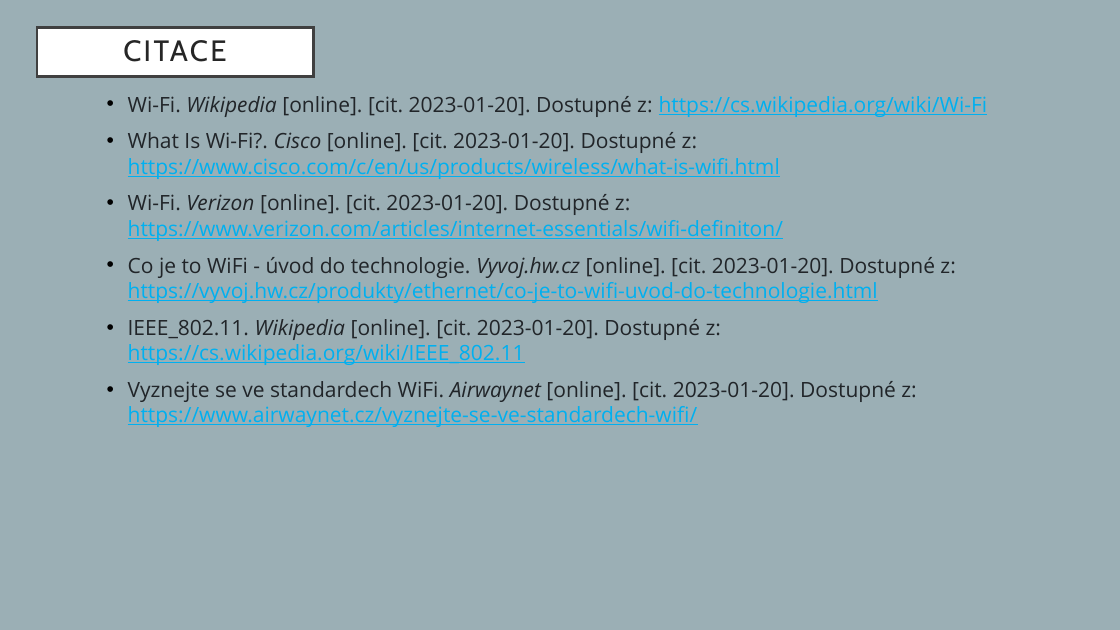
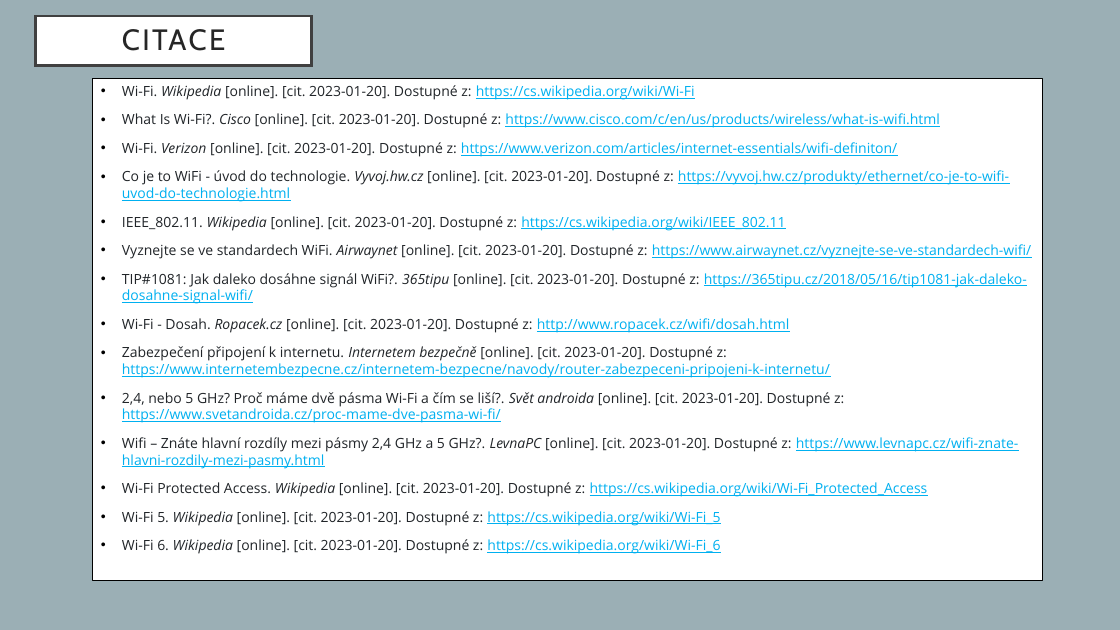
Before and after one commit to proch4zkov4/prezentace-wifi, a slide deck: slide 15 of prochazkova.pptx (slide 12 before the commit). Drawn at 1120x630 pixels with LibreOffice and Linux fonts; fonts in the diff are those of the drawing. Boxes give left, top, right and bottom in pixels: in the first picture for what was removed or moved away, otherwise in the second. Text is boxed around its words. In the diff, an @@ line names an element or a change of style, - is before the commit and + after.

Commit message:
6.

```diff
--- a/prochazkova.pptx
+++ b/prochazkova.pptx
@@ title "CITACE" moved from (x1=37, y1=28, x2=313, y2=77) to (x1=35, y1=16, x2=312, y2=66) @@
@@ text "Wi-Fi. Wikipedia [online]. [cit. 2023-01-20]. ..." moved from (x1=128, y1=96, x2=988, y2=427) to (x1=122, y1=85, x2=1031, y2=554) @@
@@ rectangle added at (x1=92, y1=78, x2=1043, y2=581), fill #FFFFFF, outline #000000 1 pt @@
@@ text at (x1=122, y1=85, x2=1031, y2=259): size 18 to 12 pt in "Wi-Fi. Wikipedia [online]. [cit. 2023-01-20]. Dostupné z: ...", "What Is Wi-Fi?. Cisco [online]. [cit. 2023-01-20]. ...", "Wi-Fi. Verizon [online]. [cit. 2023-01-20]. Dostupné z: ...", "Co je to WiFi - úvod do ..." and 2 more places @@
@@ text at (x1=122, y1=273, x2=1027, y2=554): paragraphs added @@
+• TIP#1081: Jak daleko dosáhne signál WiFi?. 365tipu [online]. [cit. 2023-01-20]. Dostupné z: https://365tipu.cz/2018/05/16/tip1081-jak-daleko-dosahne-signal-wifi/
+• Wi-Fi - Dosah. Ropacek.cz [online]. [cit. 2023-01-20]. Dostupné z: http://www.ropacek.cz/wifi/dosah.html
+• Zabezpečení připojení k internetu. Internetem bezpečně [online]. [cit. 2023-01-20]. Dostupné z: https://www.internetembezpecne.cz/internetem-bezpecne/navody/router-zabezpeceni-pripojeni-k-internetu/
+• 2,4, nebo 5 GHz? Proč máme dvě pásma Wi-Fi a čím se liší?. Svět androida [online]. [cit. 2023-01-20]. Dostupné z: https://www.svetandroida.cz/proc-mame-dve-pasma-wi-fi/
+• Wifi – Znáte hlavní rozdíly mezi pásmy 2,4 GHz a 5 GHz?. LevnaPC [online]. [cit. 2023-01-20]. Dostupné z: https://www.levnapc.cz/wifi-znate-hlavni-rozdily-mezi-pasmy.html
+• Wi-Fi Protected Access. Wikipedia [online]. [cit. 2023-01-20]. Dostupné z: https://cs.wikipedia.org/wiki/Wi-Fi_Protected_Access
+• Wi-Fi 5. Wikipedia [online]. [cit. 2023-01-20]. Dostupné z: https://cs.wikipedia.org/wiki/Wi-Fi_5
+• Wi-Fi 6. Wikipedia [online]. [cit. 2023-01-20]. Dostupné z: https://cs.wikipedia.org/wiki/Wi-Fi_6
```
Also in this commit, not shown: 1 other slide changed, 4 slides added, 8 slides removed.
